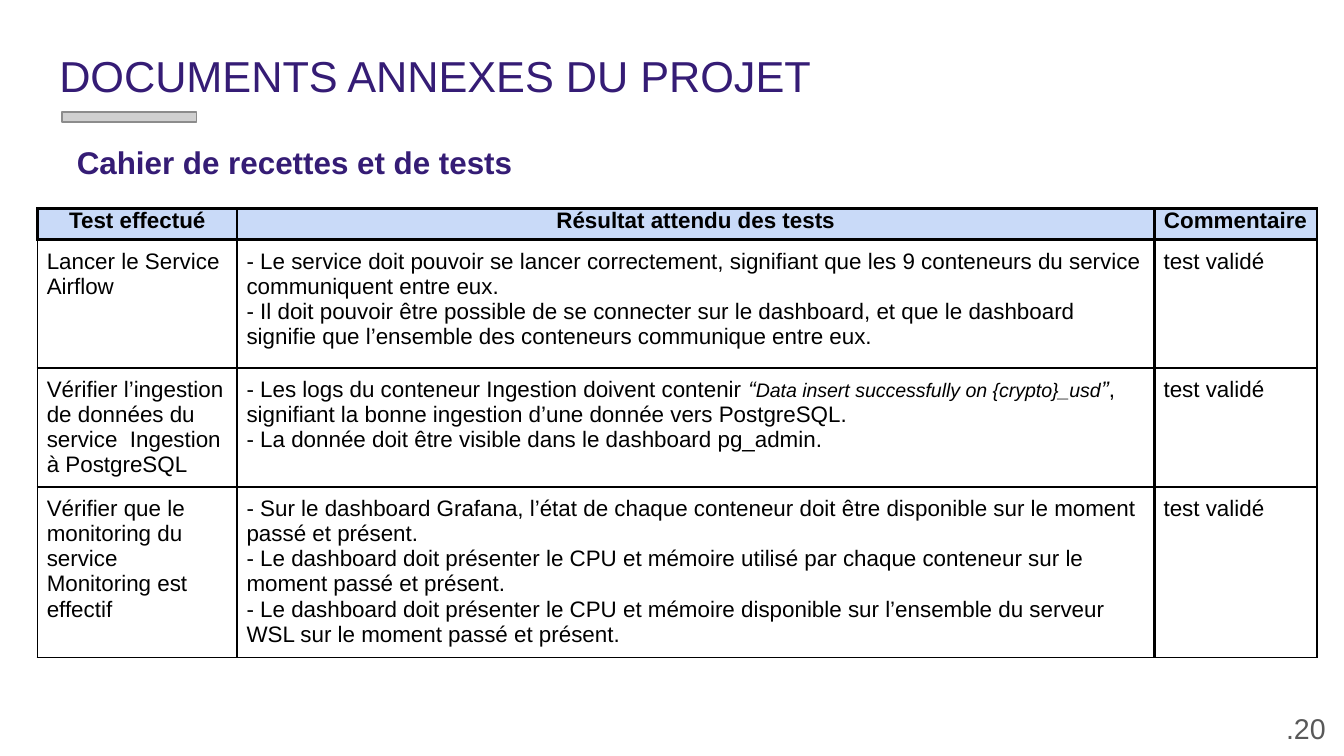
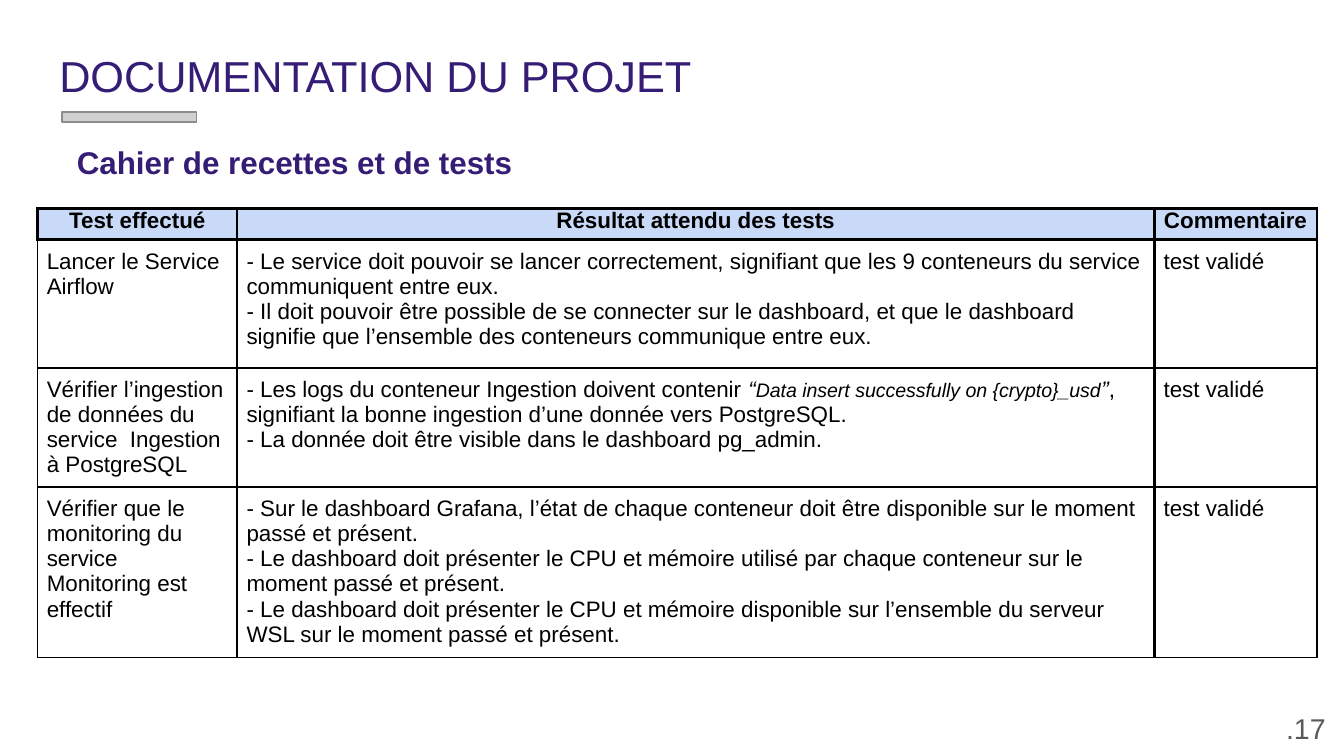
Before and after one commit to gaetancorin/btc_eth_streaming_data, a slide deck: slide 17 of _documentation/DOSSIER DE VALIDATION.pptx (slide 20 before the commit). Drawn at 1344x756 pixels with LibreOffice and Linux fonts; fonts in the diff are those of the drawing; grey boxes stand for pictures; background and template pictures are left out. Boxes give left, top, right and bottom in pixels: in the first picture for what was removed or moved away, otherwise in the second. Text is boxed around its words. In the diff, an @@ line names an element or a change of style, - is before the commit and + after.

```diff
--- a/_documentation/DOSSIER DE VALIDATION.pptx
+++ b/_documentation/DOSSIER DE VALIDATION.pptx
@@ title at [59,61,691,93]: text changed @@
-DOCUMENTS ANNEXES DU PROJET
+DOCUMENTATION DU PROJET
@@ text at [1286,719,1326,739]: text changed @@
-.20
+.17
```
Also in this commit, not shown: 15 other slides changed, 6 slides added, 8 slides removed, 24 other files.
